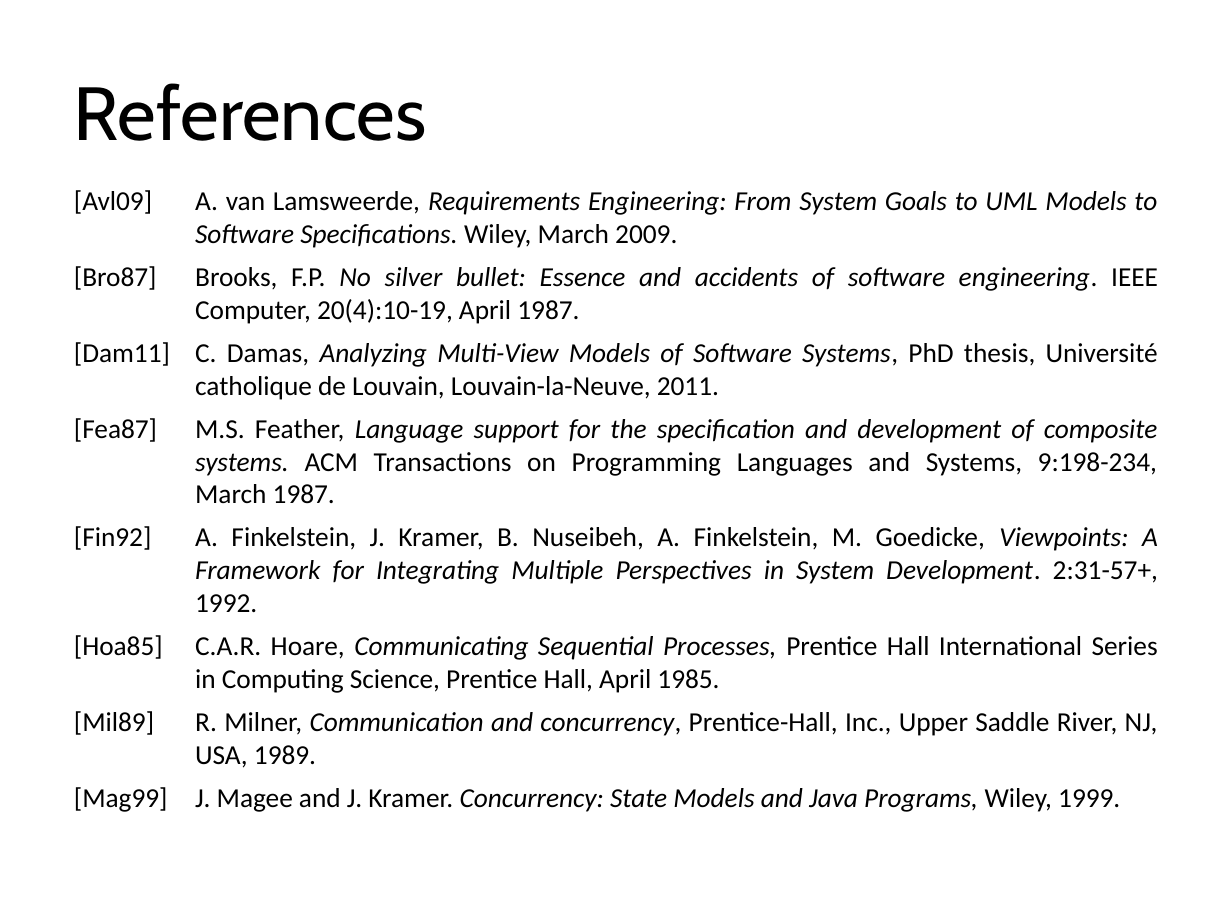
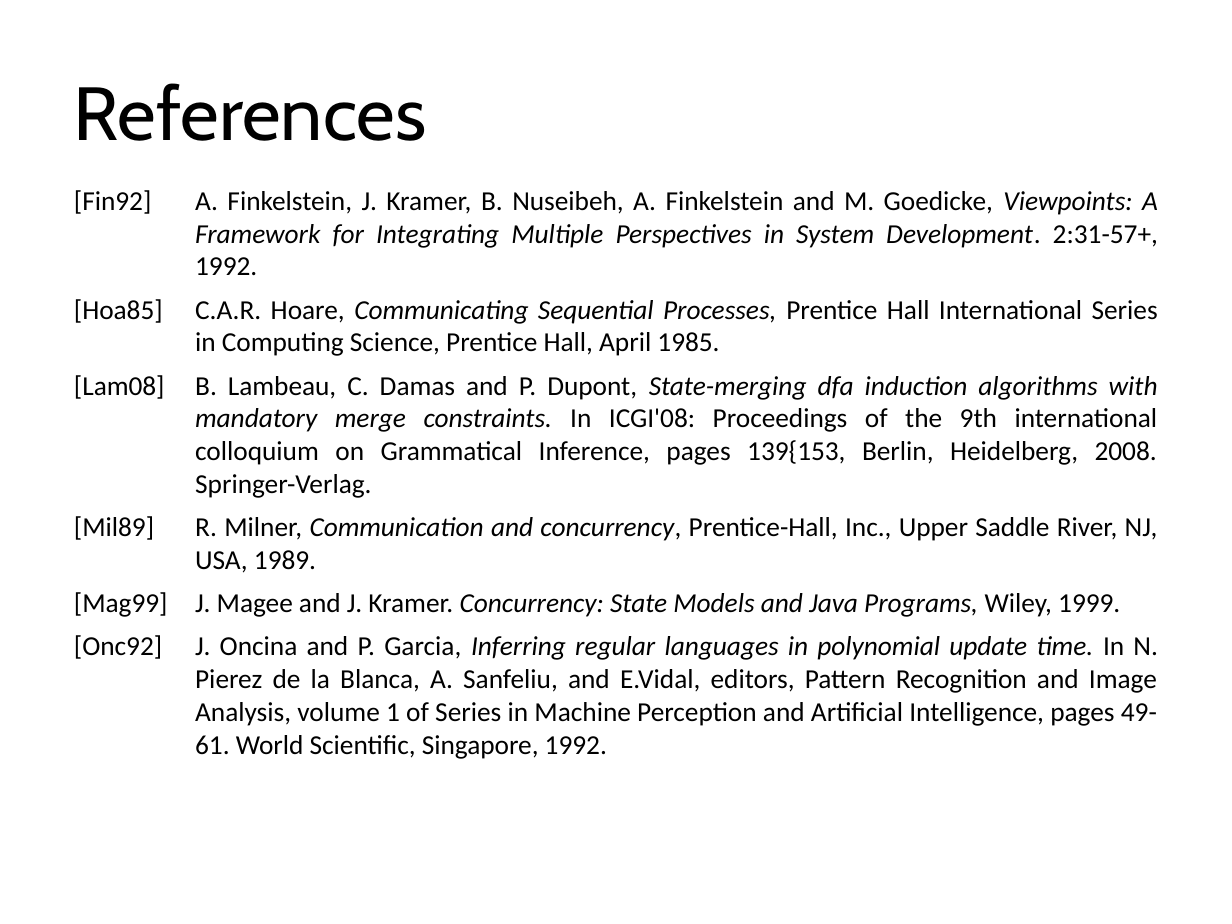
Before and after one commit to blambeau/phd, a slide deck: slide 71 of public-defense/slides.pptx (slide 56 before the commit). Drawn at 1232x924 pixels with LibreOffice and Linux fonts; fonts in the diff are those of the drawing. Boxes give left, top, right and bottom in pixels: in the first picture for what was removed or moved away, otherwise in the second. Text is boxed around its words. In the diff, an @@ line names an element or a change of style, - is before the commit and + after.

```diff
--- a/public-defense/slides.pptx
+++ b/public-defense/slides.pptx
@@ text at bbox=[74, 190, 1158, 275]: text changed @@
-[Avl09] A. van Lamsweerde, Requirements Engineering: From System Goals to UML Models to Software Specifications. Wiley, March 2009.
-[Bro87] Brooks, F.P. No silver bullet: Essence and accidents of software engineering. IEEE Computer, 20(4):10-19, April 1987.
-[Dam11] C. Damas, Analyzing Multi-View Models of Software Systems, PhD thesis, Université catholique de Louvain, Louvain-la-Neuve, 2011.
-[Fea87] M.S. Feather, Language support for the specification and development of composite systems. ACM Transactions on Programming Languages and Systems, 9:198-234, March 1987.
-[Fin92] A. Finkelstein, J. Kramer, B. Nuseibeh, A. Finkelstein, M. Goedicke, Viewpoints: A Framework for Integrating Multiple Perspectives in System Development. 2:31-57+, 1992.
+[Fin92] A. Finkelstein, J. Kramer, B. Nuseibeh, A. Finkelstein and M. Goedicke, Viewpoints: A Framework for Integrating Multiple Perspectives in System Development. 2:31-57+, 1992.
@@ text at bbox=[74, 375, 1158, 498]: paragraph added @@
+[Lam08] B. Lambeau, C. Damas and P. Dupont, State-merging dfa induction algorithms with mandatory merge constraints. In ICGI'08: Proceedings of the 9th international colloquium on Grammatical Inference, pages 139{153, Berlin, Heidelberg, 2008. Springer-Verlag.
@@ text at bbox=[74, 635, 1157, 759]: paragraph added @@
+[Onc92] J. Oncina and P. Garcia, Inferring regular languages in polynomial update time. In N. Pierez de la Blanca, A. Sanfeliu, and E.Vidal, editors, Pattern Recognition and Image Analysis, volume 1 of Series in Machine Perception and Artificial Intelligence, pages 49-61. World Scientific, Singapore, 1992.
```
Also in this commit, not shown: 44 other slides changed, 14 slides added, 8 slides removed, 9 other files.
